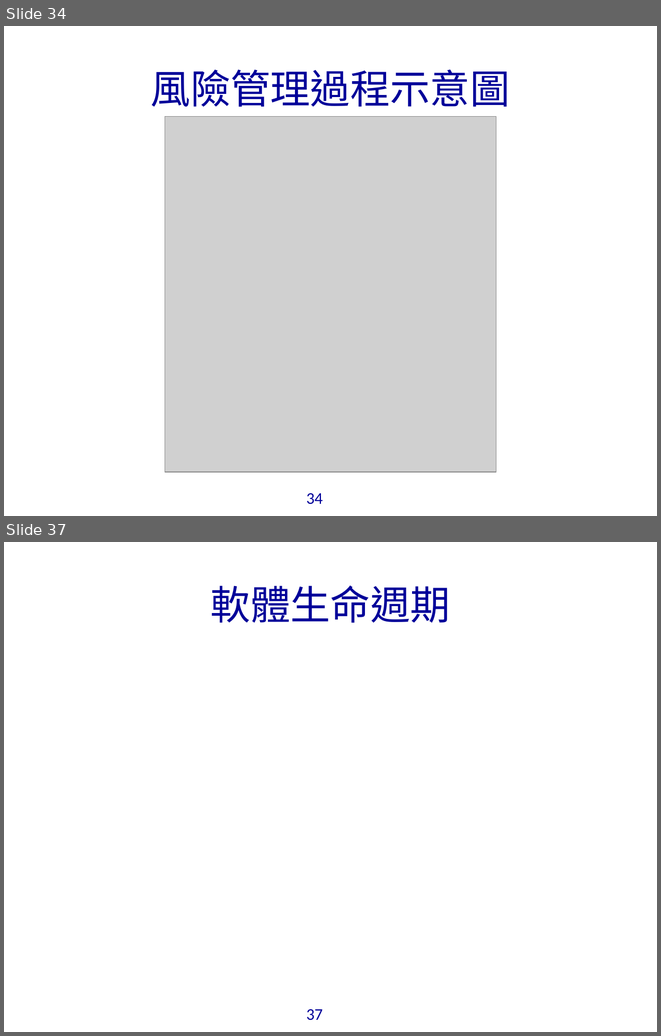
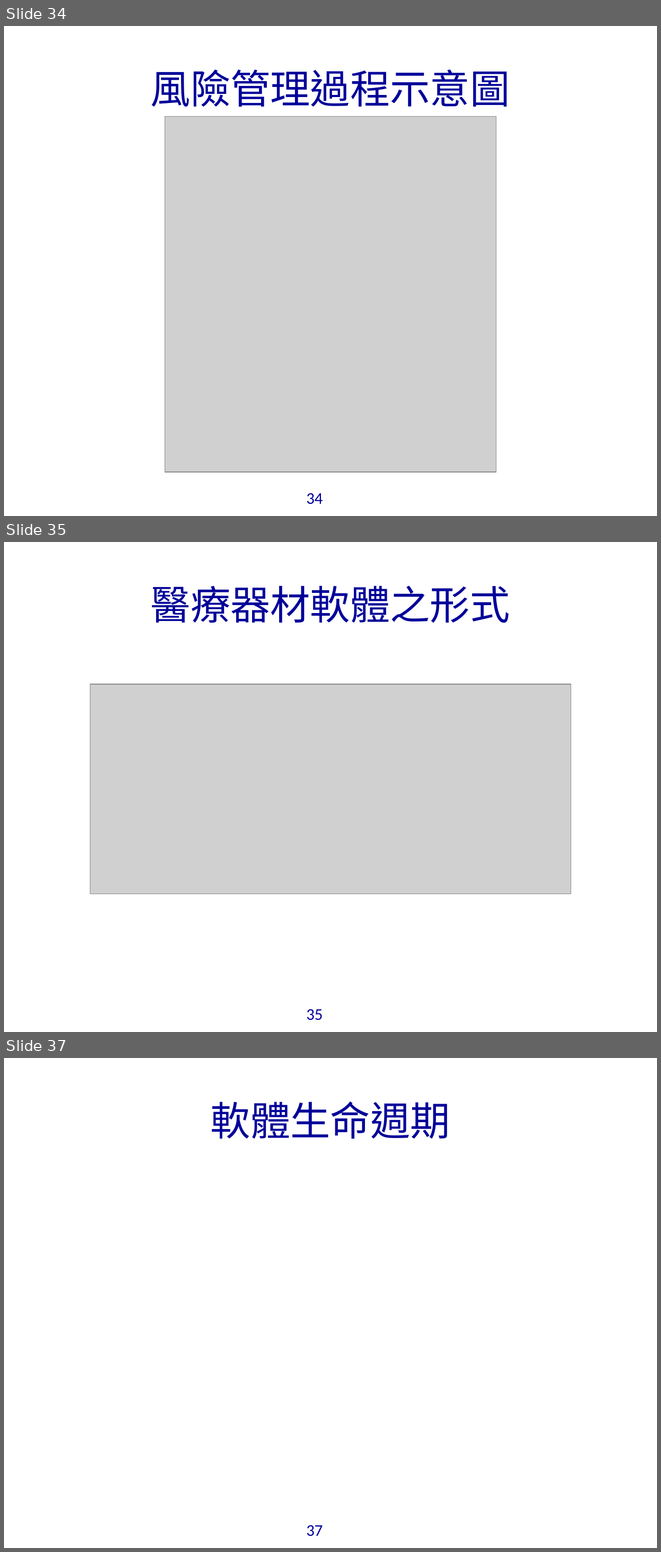
Before and after one commit to bunshue/vcs, a slide deck: _1.data/軟體確效報告/軟體確效報告0512c.ppt. Shown one above the other, each under a label of ours: slides 34 and 37 before the commit, slides 34, 35 and 37 after it; the slides between them are not shown. The pictures are 661x1036 and 661x1552 pixels, drawn with LibreOffice and Linux fonts; fonts in the diff are those of the drawing; grey boxes stand for pictures; background and template pictures are left out. Boxes give left, top, right and bottom in pixels: in the first picture for what was removed or moved away, otherwise in the second. Text is boxed around its words. In the diff, an @@ line names an element or a change of style, - is before the commit and + after.

```diff
--- a/_1.data/軟體確效報告/軟體確效報告0512c.ppt
+++ b/_1.data/軟體確效報告/軟體確效報告0512c.ppt
@@ slide 35 added at (4, 542, 657, 1032), background picture (left out); not listed: 1 template element that a slide beside it also shows @@
@@ title added at (151, 585, 510, 623), 44 pt, text #000099 @@
+醫療器材軟體之形式
@@ picture added at (90, 685, 571, 894) @@
```
Also in this commit, not shown: 2 slides changed, 1 other slide added, 2 slides removed, 6 other files.
